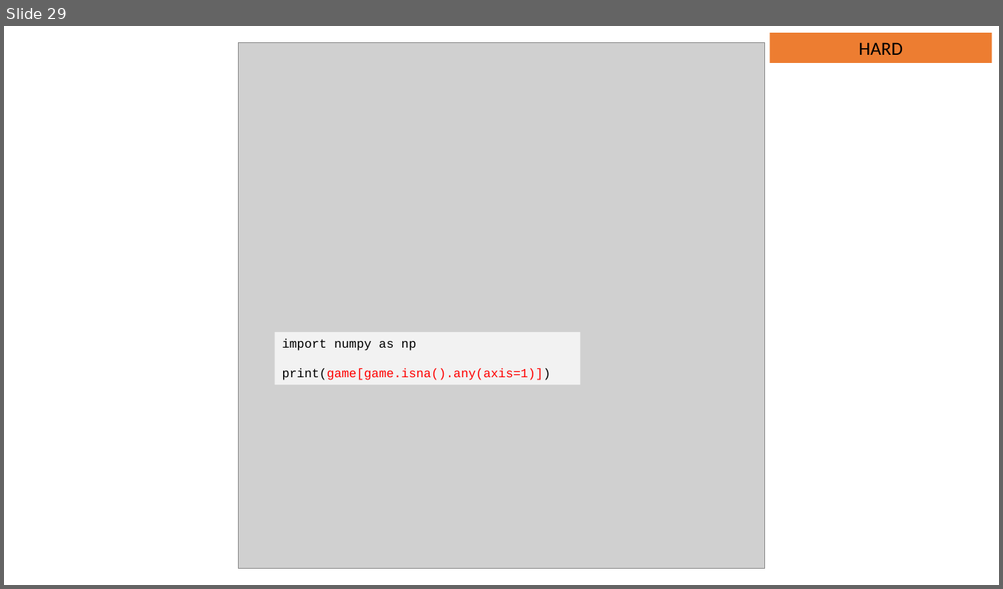
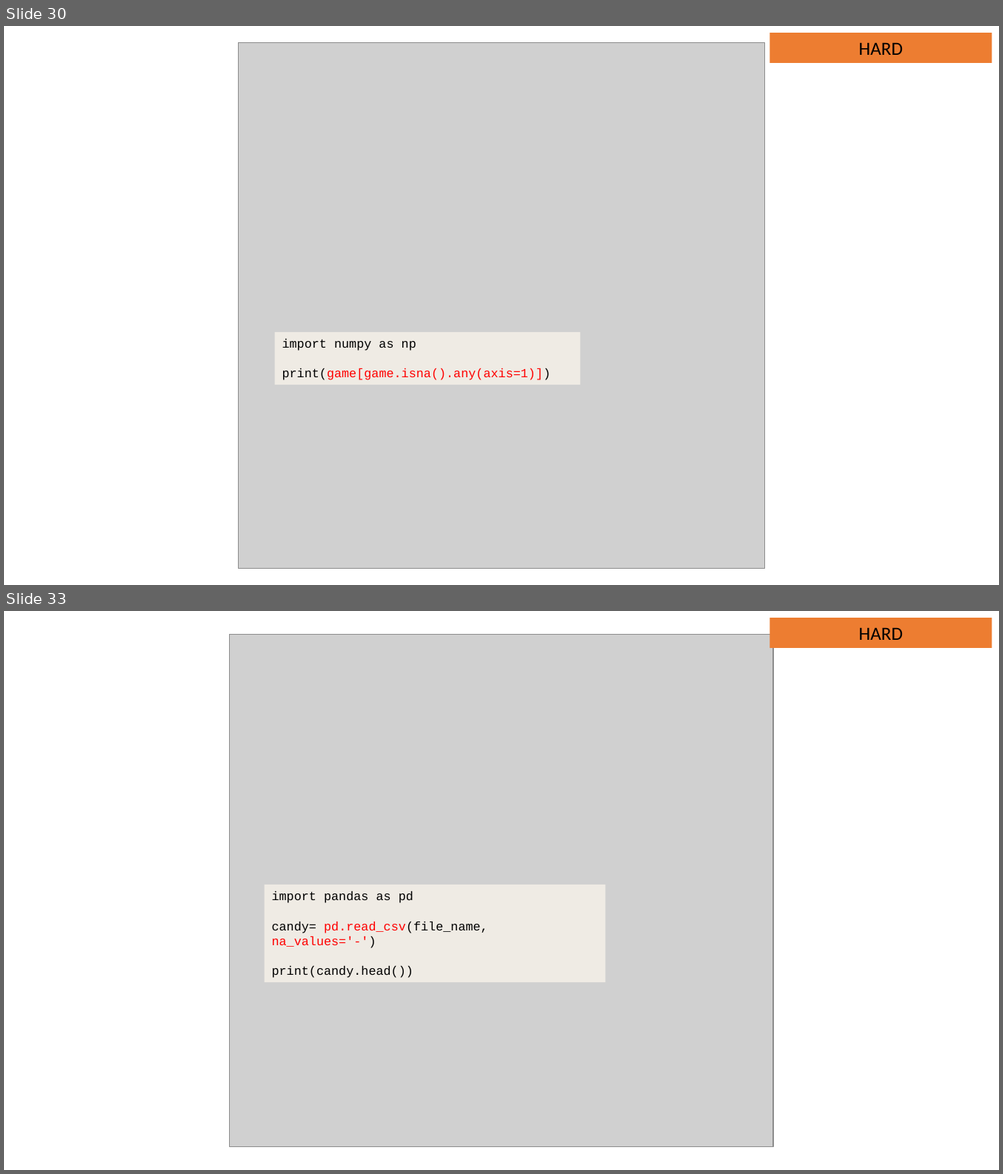
Before and after one commit to JNYH/DataCamp_Assessment, a slide deck: Data_Management.pptx. Shown one above the other, each under a label of ours: slide 29 before the commit, slides 30 and 33 after it; the slides between them are not shown. The pictures are 1003x589 and 1003x1174 pixels, drawn with LibreOffice and Linux fonts; fonts in the diff are those of the drawing; grey boxes stand for pictures. Boxes give left, top, right and bottom in pixels: in the first picture for what was removed or moved away, otherwise in the second. Text is boxed around its words. In the diff, an @@ line names an element or a change of style, - is before the commit and + after.

```diff
--- a/Data_Management.pptx
+++ b/Data_Management.pptx
@@ slide 33 added at (4,611,999,1170), background #FFFFFF @@
@@ rectangle added at (769,618,992,647), fill #ED7D31, 18 pt, text #000000 @@
+HARD
@@ picture added at (230,634,774,1147) @@
@@ rectangle added at (264,885,606,982), fill #EFEBE4, 12 pt, text #000000 @@
+import pandas as pd
+candy= pd.read_csv(file_name, na_values='-')
+print(candy.head())
@@ what was slide 29 is now slide 30 @@
```
Also in this commit, not shown: 27 other slides changed, 6 other slides added, 1 slide removed.
